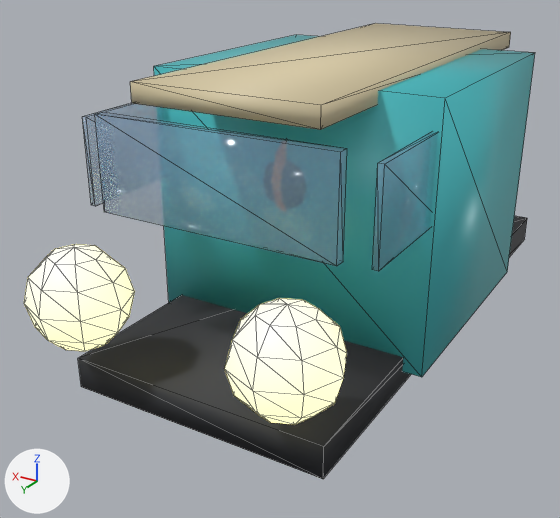
Two versions of the glTF model assets-src/cars/combi/combi_raw.glb, one commit apart.
Camera for both pictures: a 50 mm lens placed at (-1.37, 2.86, 1.54), pointed at (0.14, 0.33, 0.28). Every picture has the same lights, and +X, +Y and +Z are marked at lower left. The picture after the commit comes second. Mesh edges are drawn as thin lines.

Names of what the first picture shows: 'Combi'.
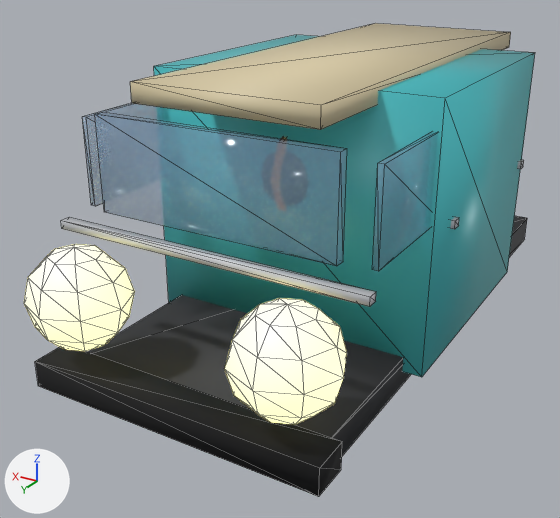
Edits to the scene script, one JSON object a line:
```json
{"op": "add", "block": "mat_rubber", "code": ["mat_rubber = principled_material('Rubber')", "mat_rubber.base_color = (0.00304, 0.00335, 0.00439)  # black #0a0b0e", "mat_rubber.roughness = 0.9"]}
{"op": "add", "block": "mat_rubber_001", "code": ["mat_rubber_001 = principled_material('Rubber.001')", "mat_rubber_001.base_color = (0.00304, 0.00304, 0.00304)  # black #0a0a0a", "mat_rubber_001.roughness = 0.85"]}
{"op": "add", "block": "mat_glass_001", "code": ["mat_glass_001 = principled_material('Glass.001')", "mat_glass_001.base_color = (0.0103, 0.0212, 0.0395)  # dark blue #1a2838", "mat_glass_001.roughness = 0.06", "mat_glass_001.alpha = 0.55"]}
{"op": "add", "block": "mat_trim", "code": ["mat_trim = principled_material('Trim')", "mat_trim.base_color = (0.584, 0.604, 0.638)  # light grey #c9ccd1", "mat_trim.roughness = 0.38"]}
{"block": "me_combi", "where": "# used by ob_combi; location = (0.0, 0.0, 0.0)"}
{"op": "remove", "block": "me_combi", "code": "me_combi.from_pydata(...)  # 354 vertices, 648 faces; spans x -0.58..0.58, y -1.15..1.38, z -0.01..1.07"}
{"op": "add", "block": "me_combi", "code": "me_combi.from_pydata(...)  # 390 vertices, 700 faces; spans x -0.59..0.59, y -1.15..1.38, z -0.01..1.07"}
{"block": "me_combi", "change": "me_combi part 1: a new loose piece, a box spanning x -0.59..0.59, y -0.52..-0.48, z 0.565..0.595, in mat_trim (light grey #c9ccd1)"}
{"block": "me_combi", "change": "me_combi part 2: a new loose piece, a box spanning x -0.59..0.59, y 0.33..0.37, z 0.565..0.595, in mat_trim (light grey #c9ccd1)"}
{"block": "me_combi", "change": "me_combi part 3: a new loose piece, a box spanning x -0.59..0.59, y 1.03..1.07, z 0.565..0.595, in mat_trim (light grey #c9ccd1)"}
{"block": "me_combi", "change": "me_combi part 4: a new loose piece, a box spanning x -0.56..0.56, y 1.15..1.29, z 0.05..0.15, in mat_rubber (black #0a0b0e)"}
{"block": "me_combi", "change": "other edits to the shape of me_combi do not show in these pictures"}
{"op": "remove", "block": "me_combi", "code": "me_combi.materials.append(mat_matte_002)  # dark green #3d4a22"}
{"op": "remove", "block": "me_combi", "code": "me_combi.materials.append(mat_matte_003)  # black #111111"}
{"op": "add", "block": "me_combi", "code": "me_combi.materials.append(mat_trim)  # light grey #c9ccd1"}
{"op": "add", "block": "me_combi", "code": "me_combi.materials.append(mat_rubber)  # black #0a0b0e"}
{"op": "add", "block": "me_combi", "code": "me_combi.materials.append(mat_glass_001)  # dark blue #1a2838"}
{"op": "add", "block": "me_combi", "code": "me_combi.materials.append(mat_rubber_001)  # black #0a0a0a"}
```

Pixel boxes [x1, y1, x2, y2] of what changed, in the pictures (560 x 518 px):
```json
{"object": "Combi", "change": "reshaped", "before": [24, 23, 535, 479], "after": [24, 23, 535, 497]}
{"part": 1, "of": "me_combi", "change": "added", "after": [517, 160, 524, 169]}
{"part": 2, "of": "me_combi", "change": "added", "after": [451, 217, 459, 229]}
{"part": 3, "of": "me_combi", "change": "added", "after": [61, 217, 376, 307]}
{"part": 4, "of": "me_combi", "change": "added", "after": [35, 347, 342, 497]}
```
